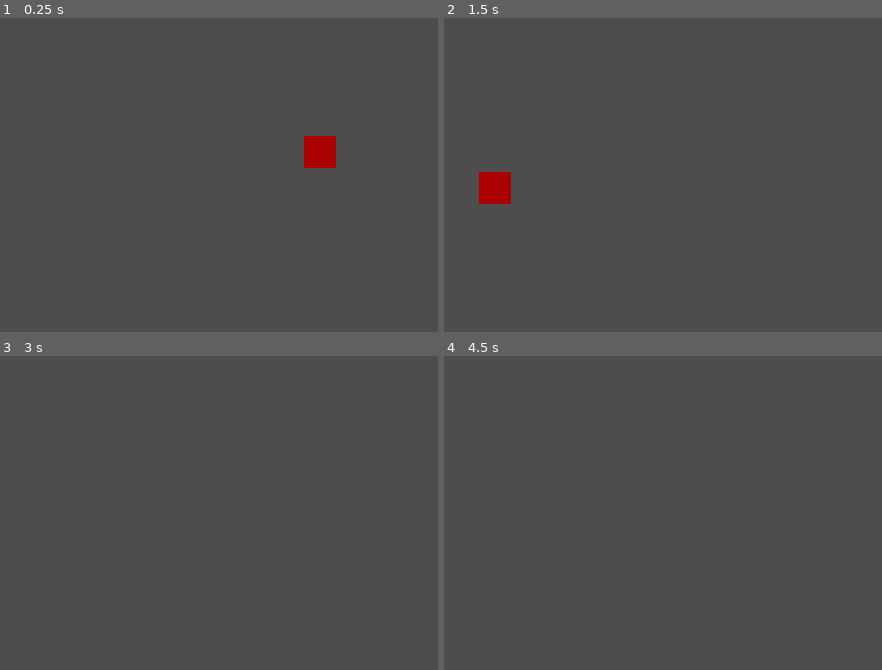
Above: before the commit, frames 1-4 (two rows, left to right).
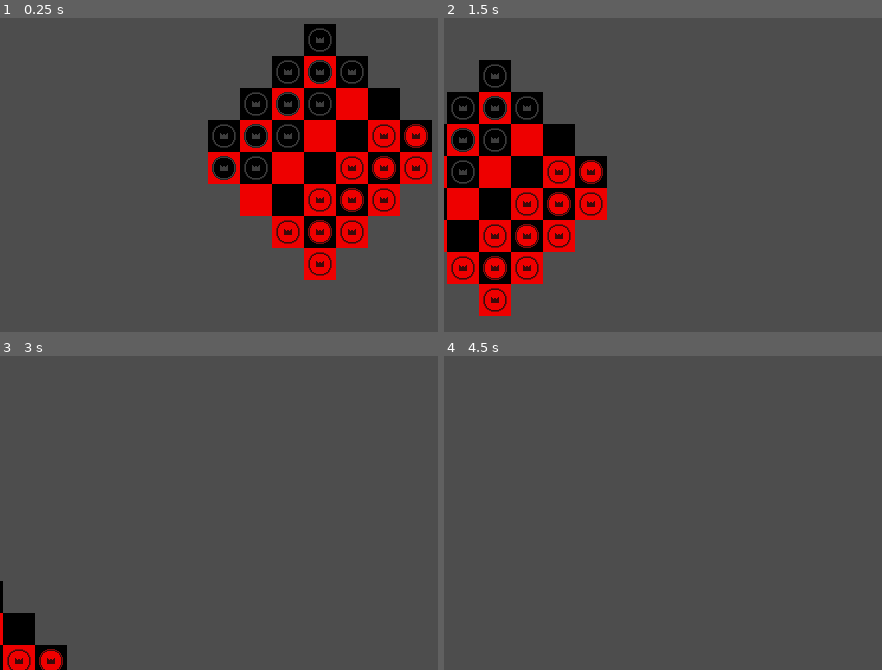
Above: after the commit, the same moments.

Repository: CattacoCattaco/Orthogonal-Checkers
Game: Godot game, scene res://game/game.tscn
Same seed, same stepped clock (60 frames per second), same inputs: the game is played once before the commit and once after it.
Inputs (mouse positions are in pixels of both pictures, inside the frame that each line leads up to):
- Up to frame 1 (0.25 s): no input
- Up to frame 2 (1.5 s): tap Enter at 0.5 s; move the mouse to (outside the picture) at 0.52 s; press the mouse at (outside the picture) at 0.53 s; tap Space at 1.25 s; move the mouse to (636, 168) at 1.27 s; release the mouse at (636, 168) at 1.28 s; click (636, 168) at 1.35 s
- Up to frame 3 (3 s): tap Enter at 2 s; move the mouse to (385, 409) at 2.02 s; press the mouse at (385, 409) at 2.03 s; tap Space at 2.75 s; move the mouse to (289, 563) at 2.77 s; release the mouse at (289, 563) at 2.78 s; click (289, 563) at 2.85 s
- Up to frame 4 (4.5 s): tap Enter at 3.5 s; move the mouse to (outside the picture) at 3.52 s; press the mouse at (outside the picture) at 3.53 s; tap Space at 4.25 s; move the mouse to (571, 434) at 4.27 s; release the mouse at (571, 434) at 4.28 s; click (571, 434) at 4.35 s

The runs differ from the first frame. In frame 1, 23% of the frame differs, in the area x 47-99%, y 1-84%; in frame 2, 19%; in frame 3, 2.1%; in frame 4, nothing differs.

Commit message:
Board Creation
The board gets made and pieces get put in their starting positions

Diff:
--- /dev/null
+++ b/game/board/board.gd
@@ -0,0 +1,63 @@
+class_name Board
+extends Node2D
+
+## The scene of the tiles
+@export var tile_scene: PackedScene
+## Directions that light pieces can move in
+@export var light_directions: Array[Vector2i]
+## Directions that dark pieces can move in
+@export var dark_directions: Array[Vector2i]
+## Directions that mid-colored pieces can move in
+@export var mid_directions: Array[Vector2i]
+## The number of tiles in each diagonal
+@export var board_size: int = 4
+## The number of diagonals with checkers on them that each side gets
+@export var checker_diagonals: int = 3
+
+var tiles: Dictionary[Vector2i, Tile]
+
+
+func _ready() -> void:
+	_place_tiles()
+
+
+func _place_tiles() -> void:
+	for dark_diagonal in range(board_size):
+		var has_dark_pieces: bool = dark_diagonal < ceili(checker_diagonals / 2.0)
+		var has_light_pieces: bool = dark_diagonal >= board_size - floori(checker_diagonals / 2.0)
+		var diagonal_start := Vector2i(0, board_size - 1) + Vector2i(1, 1) * dark_diagonal
+
+		for column in range(board_size):
+			var board_pos := diagonal_start + Vector2i(1, -1) * column
+			_place_tile(board_pos, Tile.TileColor.DARK, has_dark_pieces, has_light_pieces, false)
+
+	for light_diagonal in range(board_size):
+		var has_dark_pieces: bool = light_diagonal < floori(checker_diagonals / 2.0)
+		var has_light_pieces: bool = light_diagonal >= board_size - ceili(checker_diagonals / 2.0)
+		var diagonal_start := Vector2i(0, board_size) + Vector2i(1, 1) * light_diagonal
+
+		for column in range(board_size):
+			var board_pos := diagonal_start + Vector2i(1, -1) * column
+			_place_tile(board_pos, Tile.TileColor.LIGHT, has_dark_pieces, has_light_pieces, false)
+
+
+func _place_tile(board_pos: Vector2i, color: Tile.TileColor, place_dark: bool, place_light: bool,
+		place_mid: bool) -> void:
+	var tile: Tile = tile_scene.instantiate()
+	add_child(tile)
+	tiles[board_pos] = tile
+
+	tile.pos = board_pos
+	tile.position = tile.pos * 32 + Vector2i(-board_size * 32 + 16, -board_size * 32)
+	tile.color = color
+
+	if place_dark or place_light or place_mid:
+		var piece_color: Piece.PieceColor = (
+				Piece.PieceColor.DARK if place_dark
+				else Piece.PieceColor.LIGHT if place_light
+				else Piece.PieceColor.MID
+		)
+
+		print(piece_color)
+
+		tile.add_piece(piece_color)
--- /dev/null
+++ b/game/board/piece/piece.gd
@@ -0,0 +1,23 @@
+class_name Piece
+extends Sprite2D
+
+enum PieceColor {
+	LIGHT,
+	DARK,
+	MID,
+}
+
+var color: PieceColor = PieceColor.LIGHT:
+	set = set_color
+
+var pos: Vector2i
+
+
+func set_color(new_color: PieceColor) -> void:
+	color = new_color
+	var atlas_region: Rect2 = texture.region
+	atlas_region.position.x = atlas_region.size.x * color
+	texture.region = atlas_region
+
+	print("ntoiaunvoinaio: ", new_color)
+	print(texture.region)
--- /dev/null
+++ b/game/board/piece/piece.tscn
@@ -0,0 +1,15 @@
+[gd_scene load_steps=4 format=3 uid="uid://dkwws0bryivor"]
+
+[ext_resource type="Texture2D" uid="uid://fqctwirerqtv" path="res://game/board/piece/checkers.png" id="1_4um4g"]
+[ext_resource type="Script" uid="uid://b33lijlcdbw3y" path="res://game/board/piece/piece.gd" id="2_4um4g"]
+
+[sub_resource type="AtlasTexture" id="AtlasTexture_ntfmg"]
+resource_local_to_scene = true
+atlas = ExtResource("1_4um4g")
+region = Rect2(0, 0, 24, 24)
+
+[node name="Piece" type="Sprite2D"]
+use_parent_material = true
+texture = SubResource("AtlasTexture_ntfmg")
+centered = false
+script = ExtResource("2_4um4g")
--- /dev/null
+++ b/game/board/recolor.gdshader
@@ -0,0 +1,16 @@
+shader_type canvas_item;
+
+uniform sampler2D palette: filter_nearest, repeat_disable;
+
+void fragment() {
+	vec4 input_color = texture(TEXTURE, UV);
+
+	if(input_color.a > 0.8)
+	{
+		COLOR = texture(palette, vec2(input_color.r, input_color.g));
+	}
+	else
+	{
+		COLOR = vec4(0, 0, 0, 0);
+	}
+}
--- a/game/board/tile.gd
+++ /dev/null
@@ -1,2 +0,0 @@
-class_name Tile
-extends Sprite2D
--- a/game/board/hex/hex_tile.tscn
+++ b/game/board/tile/hex/hex_tile.tscn
@@ -1,13 +1,15 @@
 [gd_scene load_steps=4 format=3 uid="uid://cpsghawqcekgv"]
 
-[ext_resource type="Texture2D" uid="uid://bxhr46va7kn16" path="res://game/board/hex/hexes.png" id="1_3hve4"]
-[ext_resource type="Script" uid="uid://dw285sy5fxssi" path="res://game/board/tile.gd" id="2_1bybt"]
+[ext_resource type="Texture2D" uid="uid://bxhr46va7kn16" path="res://game/board/tile/hex/hexes.png" id="1_3hve4"]
+[ext_resource type="Script" uid="uid://dw285sy5fxssi" path="res://game/board/tile/tile.gd" id="2_1bybt"]
 
 [sub_resource type="AtlasTexture" id="AtlasTexture_ntfmg"]
+resource_local_to_scene = true
 atlas = ExtResource("1_3hve4")
 region = Rect2(0, 0, 30, 26)
 
 [node name="HexTile" type="Sprite2D"]
+use_parent_material = true
 texture = SubResource("AtlasTexture_ntfmg")
 centered = false
 script = ExtResource("2_1bybt")
--- a/game/board/square/square_tile.tscn
+++ b/game/board/tile/square/square_tile.tscn
@@ -1,13 +1,15 @@
 [gd_scene load_steps=4 format=3 uid="uid://c5uuuhrwasagt"]
 
-[ext_resource type="Texture2D" uid="uid://b8huycaiugjq4" path="res://game/board/square/squares.png" id="1_fb2ca"]
-[ext_resource type="Script" uid="uid://dw285sy5fxssi" path="res://game/board/tile.gd" id="1_s46vs"]
+[ext_resource type="Texture2D" uid="uid://b8huycaiugjq4" path="res://game/board/tile/square/squares.png" id="1_fb2ca"]
+[ext_resource type="Script" uid="uid://dw285sy5fxssi" path="res://game/board/tile/tile.gd" id="1_s46vs"]
 
 [sub_resource type="AtlasTexture" id="AtlasTexture_ntfmg"]
+resource_local_to_scene = true
 atlas = ExtResource("1_fb2ca")
 region = Rect2(0, 0, 32, 32)
 
 [node name="SquareTile" type="Sprite2D"]
+use_parent_material = true
 texture = SubResource("AtlasTexture_ntfmg")
 centered = false
 script = ExtResource("1_s46vs")
--- /dev/null
+++ b/game/board/tile/tile.gd
@@ -0,0 +1,34 @@
+class_name Tile
+extends Sprite2D
+
+enum TileColor {
+	LIGHT,
+	DARK,
+	MID,
+}
+
+const PIECE_SCENE: PackedScene = preload("res://game/board/piece/piece.tscn")
+
+var color: TileColor = TileColor.LIGHT:
+	set = set_color
+
+var pos: Vector2i
+
+
+func set_color(new_color: TileColor) -> void:
+	color = new_color
+	var atlas_region: Rect2 = texture.region
+	atlas_region.position.x = atlas_region.size.x * color
+	texture.region = atlas_region
+
+
+func add_piece(piece_color: Piece.PieceColor) -> void:
+	var piece: Piece = PIECE_SCENE.instantiate()
+	add_child(piece)
+
+	var atlas_region: Rect2 = texture.region
+	piece.position = (atlas_region.size as Vector2i - Vector2i(24, 24)) / 2
+
+	piece.pos = pos
+	piece.color = piece_color
+	print("?: ", piece.color)
--- a/game/game.tscn
+++ b/game/game.tscn
@@ -1,12 +1,33 @@
-[gd_scene load_steps=3 format=3 uid="uid://cs5e4skl4ub04"]
+[gd_scene load_steps=10 format=3 uid="uid://cs5e4skl4ub04"]
 
+[ext_resource type="Shader" uid="uid://dx7uvjmfnf3k4" path="res://game/board/recolor.gdshader" id="1_dxrkv"]
+[ext_resource type="Script" uid="uid://bfs6p6teyhp8i" path="res://game/board/board.gd" id="1_h7iqs"]
 [ext_resource type="Script" uid="uid://b4psjqtwxtgxf" path="res://game/draggable_camera.gd" id="1_l1rk1"]
-[ext_resource type="PackedScene" uid="uid://c5uuuhrwasagt" path="res://game/board/square/square_tile.tscn" id="2_vasa2"]
+[ext_resource type="Texture2D" uid="uid://cdg51ry5ky8wo" path="res://game/board/palettes/classic.png" id="2_dakft"]
+[ext_resource type="PackedScene" uid="uid://c5uuuhrwasagt" path="res://game/board/tile/square/square_tile.tscn" id="2_vasa2"]
+[ext_resource type="PackedScene" uid="uid://dkwws0bryivor" path="res://game/board/piece/piece.tscn" id="5_u5opy"]
+[ext_resource type="Texture2D" uid="uid://fqctwirerqtv" path="res://game/board/piece/checkers.png" id="7_y36n6"]
+
+[sub_resource type="ShaderMaterial" id="ShaderMaterial_u5opy"]
+shader = ExtResource("1_dxrkv")
+shader_parameter/palette = ExtResource("2_dakft")
+
+[sub_resource type="AtlasTexture" id="AtlasTexture_y36n6"]
+resource_local_to_scene = true
+atlas = ExtResource("7_y36n6")
+region = Rect2(24, 0, 24, 24)
 
 [node name="Game" type="Node2D"]
 
-[node name="SquareTile" parent="." instance=ExtResource("2_vasa2")]
-position = Vector2(-16, -16)
+[node name="Board" type="Node2D" parent="."]
+material = SubResource("ShaderMaterial_u5opy")
+script = ExtResource("1_h7iqs")
+tile_scene = ExtResource("2_vasa2")
+light_directions = Array[Vector2i]([Vector2i(0, 1), Vector2i(1, 0)])
+dark_directions = Array[Vector2i]([Vector2i(0, -1), Vector2i(-1, 0)])
+
+[node name="Piece" parent="Board" instance=ExtResource("5_u5opy")]
+texture = SubResource("AtlasTexture_y36n6")
 
 [node name="DraggableCamera" type="Camera2D" parent="."]
 script = ExtResource("1_l1rk1")
Not shown, added: game/board/board.gd.uid
Binary file removed: game/board/hex/hexes.png
Binary file added: game/board/palettes/classic.png
Not shown, added: game/board/palettes/classic.png.import
Binary file added: game/board/piece/checkers.png
Not shown, changed: game/board/piece/checkers.png.import
Not shown, added: game/board/piece/piece.gd.uid
Not shown, added: game/board/recolor.gdshader.uid
Binary file removed: game/board/square/squares.png
Binary file added: game/board/tile/hex/hexes.png
Not shown, added: game/board/tile/hex/hexes.png.import
Binary file added: game/board/tile/square/squares.png
(and 2 more such lines)
